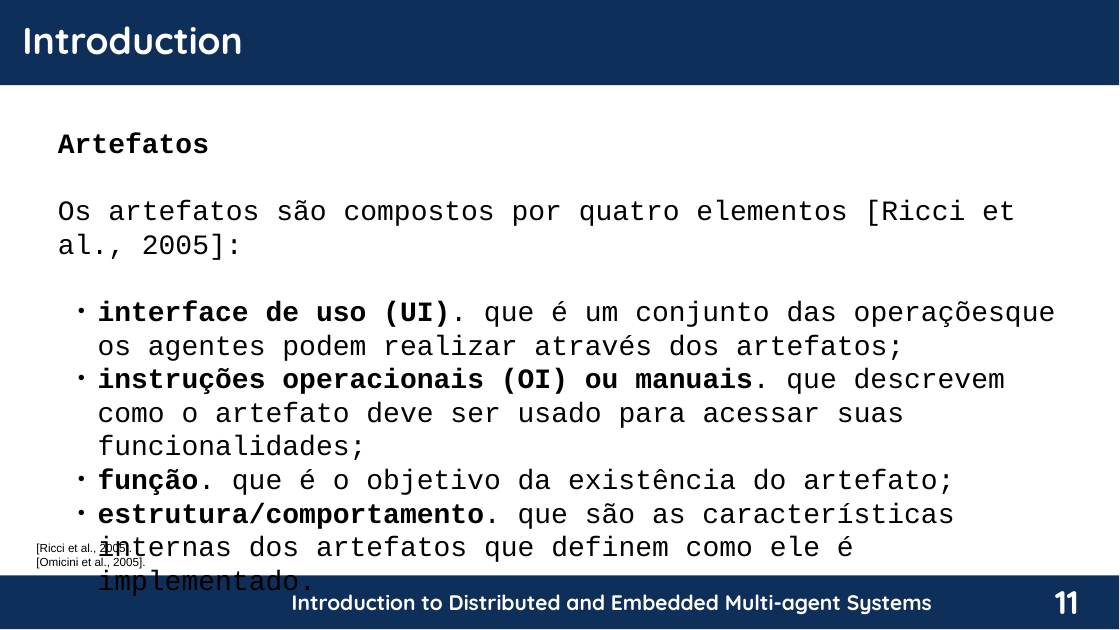
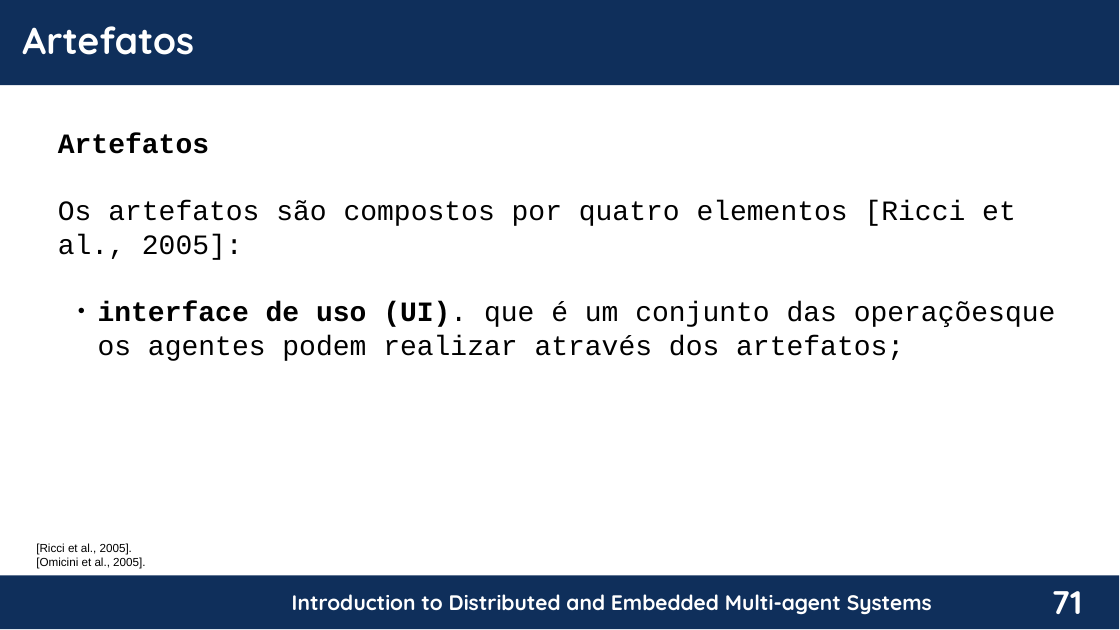
Before and after one commit to chon-group/distributedAndEmbeddedAI, a slide deck: slide 71 of course/02-TheAgentOrientedApproach/TheAgentOrientedApproach_20240217.pptx (slide 11 before the commit). Drawn at 1120x630 pixels with LibreOffice and Linux fonts; fonts in the diff are those of the drawing; background and template pictures are left out. Boxes give left, top, right and bottom in pixels: in the first picture for what was removed or moved away, otherwise in the second. Text is boxed around its words. In the diff, an @@ line names an element or a change of style, - is before the commit and + after.

```diff
--- a/course/02-TheAgentOrientedApproach/TheAgentOrientedApproach_20240217.pptx
+++ b/course/02-TheAgentOrientedApproach/TheAgentOrientedApproach_20240217.pptx
@@ text at <box>22,26,194,55</box>: text changed @@
-Introduction
+Artefatos
@@ text at <box>98,368,1005,598</box>: paragraphs removed @@
-  ● instruções operacionais (OI) ou manuais. que descrevem como o artefato deve ser usado para acessar suas funcionalidades;
-  ● função. que é o objetivo da existência do artefato;
-  ● estrutura/comportamento. que são as características internas dos artefatos que definem como ele é implementado.
@@ page number at <box>1052,591,1082,614</box>: text changed @@
-11
+71
```
Also in this commit, not shown: 6 other slides changed, 79 slides added, 7 slides removed.
